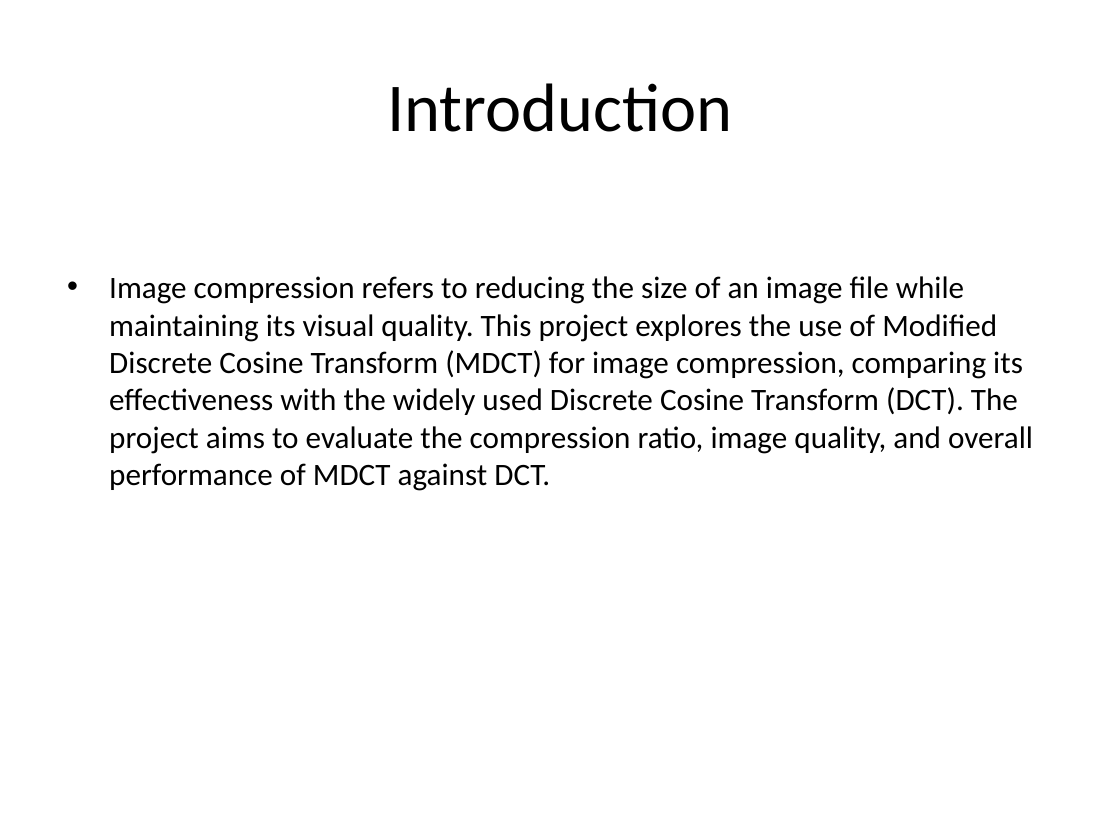
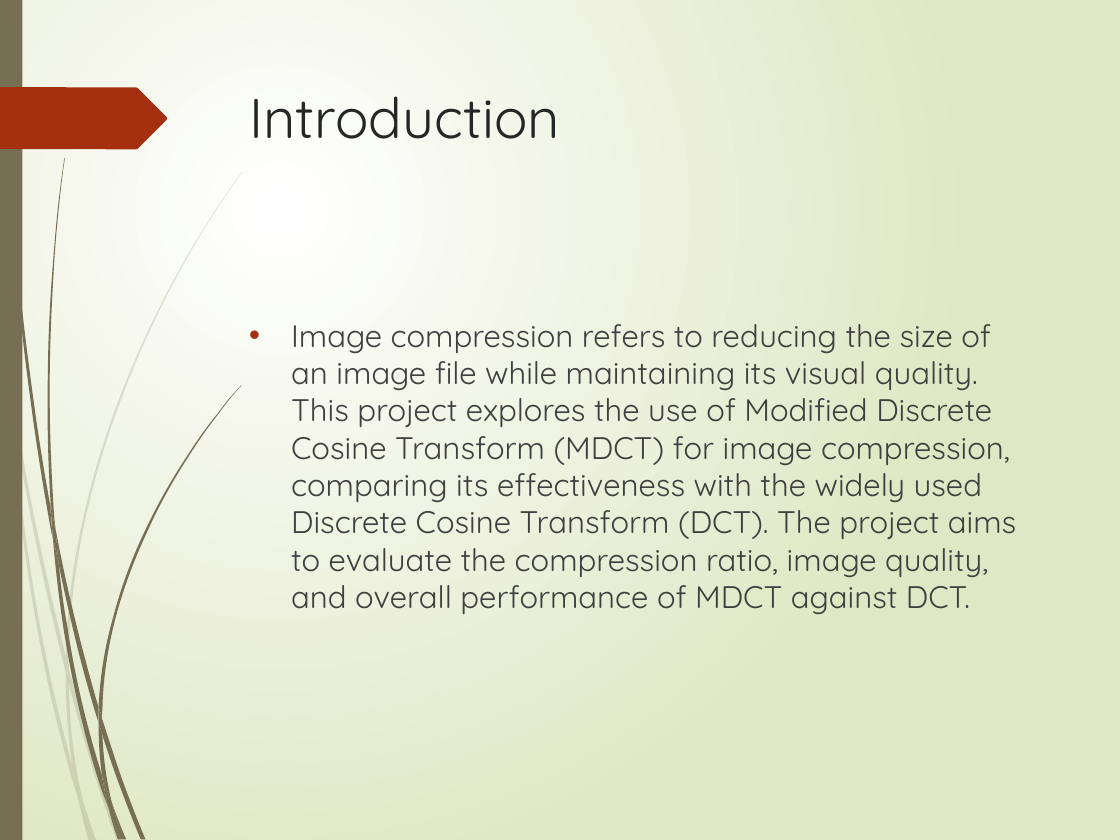
Before and after one commit to SheikhMuhammadMujtaba/Image-Compression-Using-MDCT, a slide deck: slide 3 of presentation.pptx. Drawn at 1120x840 pixels with LibreOffice and Linux fonts; fonts in the diff are those of the drawing. Boxes give left, top, right and bottom in pixels: in the first picture for what was removed or moved away, otherwise in the second. Text is boxed around its words. In the diff, an @@ line names an element or a change of style, - is before the commit and + after.

```diff
--- a/presentation.pptx
+++ b/presentation.pptx
@@ background #FFFFFF to gradient #FFFFFF to #DFE8C4 @@
@@ rectangle added at [0, 0, 22, 840], fill #766F54 @@
@@ freeform shape added at [0, 87, 167, 150], fill #A53010 @@
@@ title "Introduction": place and size @@
-title "Introduction" at [387, 83, 732, 132]
+title "Introduction" at [249, 96, 560, 139]
@@ title "Introduction" at [249, 96, 560, 139]: size 44 to 36 pt, font Calibri to Quicksand, text colour #000000 to #262626; alignment centre to left; vertical alignment middle to top @@
@@ text "Image compression refers to reducing ...": place and size @@
-text "Image compression refers to reducing ..." at [109, 276, 1033, 491]
+text "Image compression refers to reducing ..." at [291, 324, 1016, 614]
@@ text "Image compression refers to reducing ..." at [291, 324, 1016, 614]: font Calibri to Quicksand, text colour #000000 to #404040; more space between paragraphs @@
@@ group added at [0, 171, 243, 840]: 10 freeform shapes @@
@@ group added at [2, 0, 242, 840]: 12 freeform shapes @@
```
Also in this commit, not shown: 7 other slides changed, 6 slides added, 1 slide removed.
